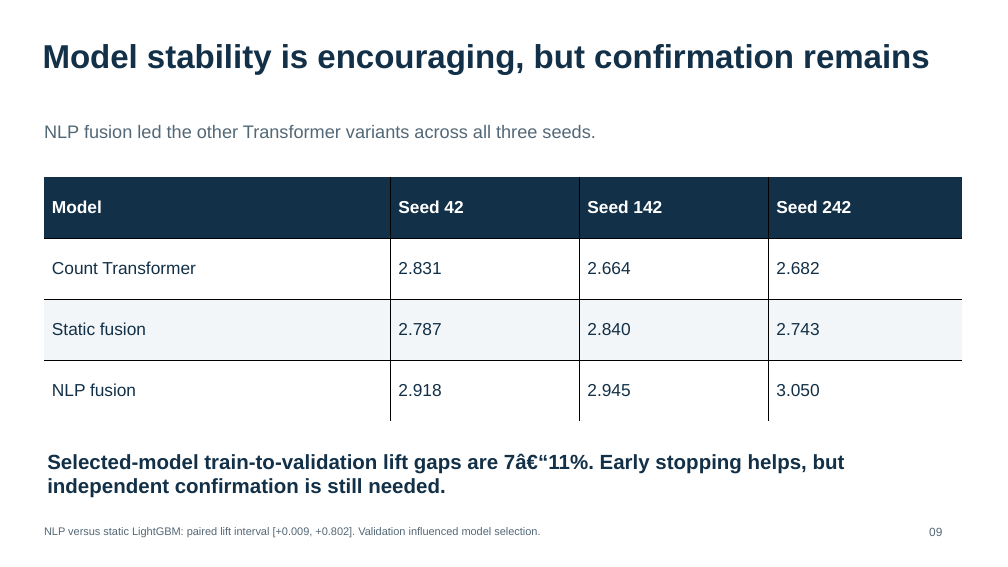
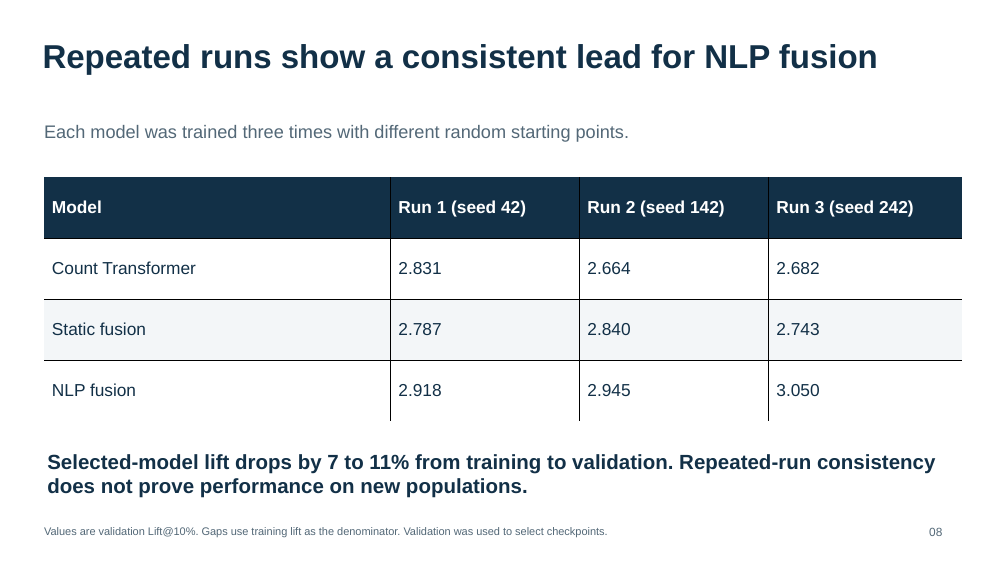
Before and after one commit to prkharr/tak861-transformer-evaluation, a slide deck: slide 8 of notebooks/expanded cohort/TAK861_Progress_20261120.pptx (slide 9 before the commit). Drawn at 1008x567 pixels with LibreOffice and Linux fonts; fonts in the diff are those of the drawing. Boxes give left, top, right and bottom in pixels: in the first picture for what was removed or moved away, otherwise in the second. Text is boxed around its words. In the diff, an @@ line names an element or a change of style, - is before the commit and + after.

Commit message:
Simplify progress deck and fix repeated-run slide text

```diff
--- a/notebooks/expanded cohort/TAK861_Progress_20261120.pptx
+++ b/notebooks/expanded cohort/TAK861_Progress_20261120.pptx
@@ text at (43,44,878,75): text changed @@
-Model stability is encouraging, but confirmation remains
+Repeated runs show a consistent lead for NLP fusion
@@ text at (44,125,629,142): text changed @@
-NLP fusion led the other Transformer variants across all three seeds.
+Each model was trained three times with different random starting points.
@@ table at (44,177,961,421) @@
-row 1: Model | Seed 42 | Seed 142 | Seed 242
+row 1: Model | Run 1 (seed 42) | Run 2 (seed 142) | Run 3 (seed 242)
@@ text at (47,454,935,498): text changed @@
-Selected-model train-to-validation lift gaps are 7â€“11%. Early stopping helps, but independent confirmation is still needed.
+Selected-model lift drops by 7 to 11% from training to validation. Repeated-run consistency does not prove performance on new populations.
@@ text at (44,527,608,538): text changed @@
-NLP versus static LightGBM: paired lift interval [+0.009, +0.802]. Validation influenced model selection.
+Values are validation Lift@10%. Gaps use training lift as the denominator. Validation was used to select checkpoints.
```
Also in this commit, not shown: 9 other slides changed, 3 slides removed, 2 other files.
